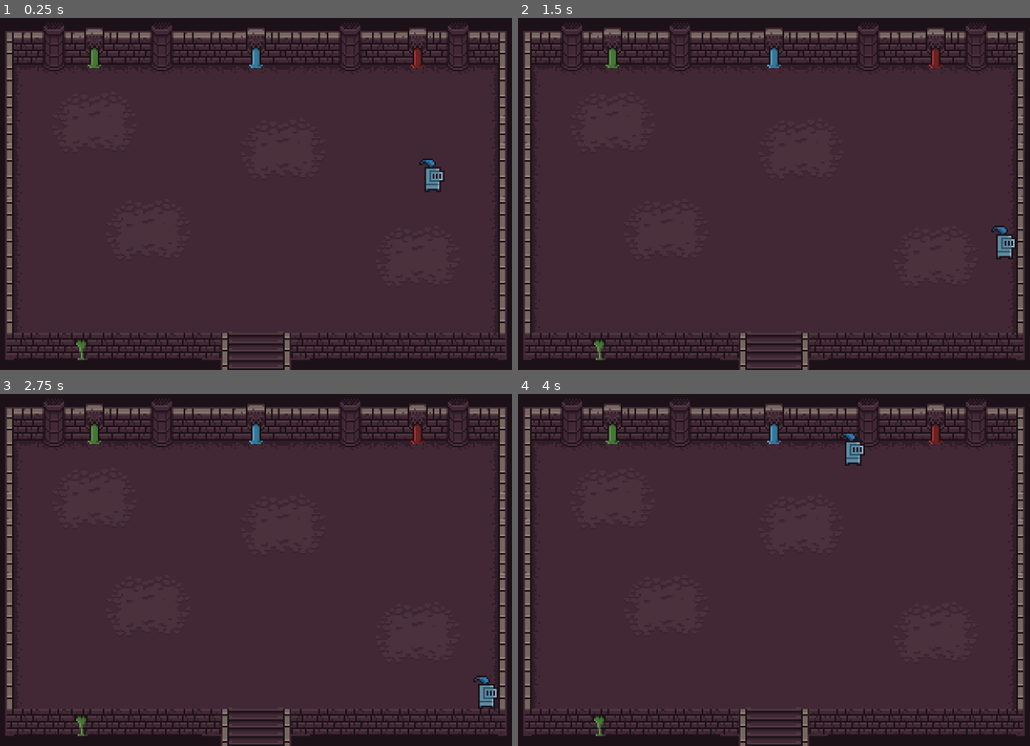
Above: before the commit, frames 1-4 (two rows, left to right).
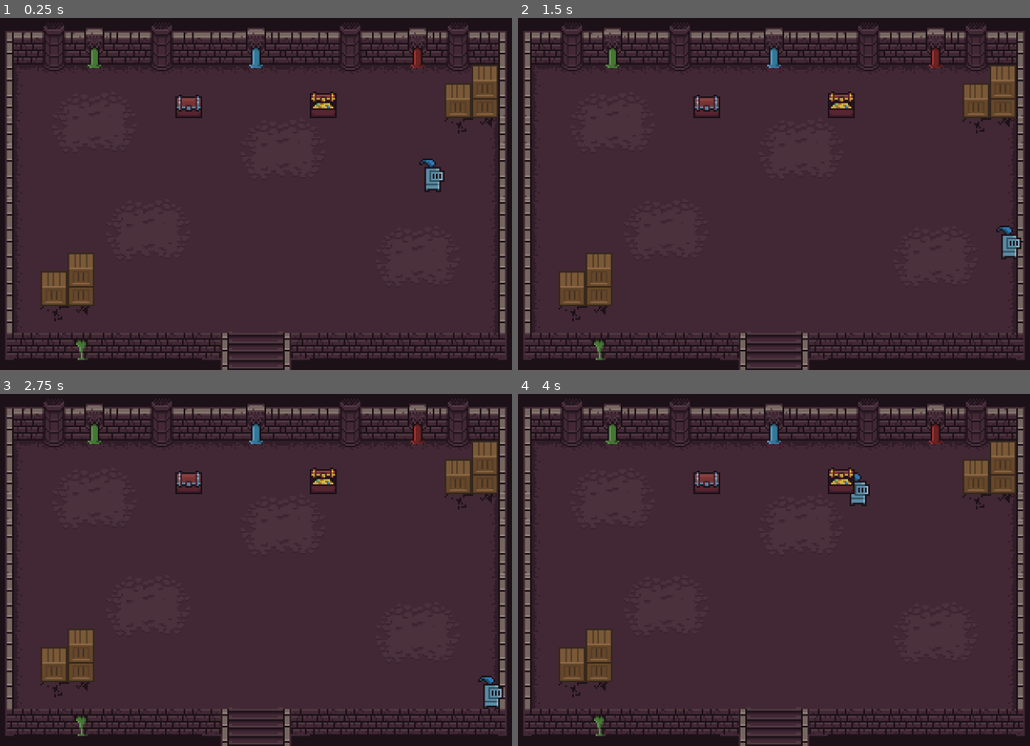
Above: after the commit, the same moments.

Repository: jovialen/dungeon-game
Game: Godot game, scene res://Scenes/Main.tscn
Two runs of this game, one before a commit and one after it. Both use one fixed random seed, a clock stepped at 60 frames per second and the inputs below.
Inputs:
- Up to frame 1 (0.25 s): no input
- Up to frame 2 (1.5 s): tap Enter at 0.5 s; hold D (move_right) 0.53-1.28 s; tap Space at 1.25 s; hold S (move_down) from 1.28 s (still down)
- Up to frame 3 (2.75 s): tap Enter at 2 s; release S (move_down) at 2.03 s; hold D (move_right) from 2.03 s (still down)
- Up to frame 4 (4 s): tap Space at 2.75 s; release D (move_right) at 2.78 s; hold W (move_up) 2.78-3.53 s; hold A (move_left) from 3.53 s (still down)

The runs differ from the first frame. In frame 1, 2.3% of the frame differs, in the area x 7-97%, y 13-87%; in frame 2, 2.6%; in frame 3, 2.5%; in frame 4, 2.8%, in the area x 7-97%, y 11-87%.

Commit message:
fix: bad hitboxes

Diff:
--- a/Assets/0x72_16x16DungeonTileset.v5/16x16DungeonTilesetv5.tres
+++ b/Assets/0x72_16x16DungeonTileset.v5/16x16DungeonTilesetv5.tres
@@ -145,11 +145,11 @@
 19:1/0 = 0
 19:1/0/physics_layer_0/linear_velocity = Vector2(0, 0)
 19:1/0/physics_layer_0/angular_velocity = 0.0
-19:1/0/physics_layer_0/polygon_0/points = PackedVector2Array(-3.125, -8, -8, -8, -8, 8, -3.25, 8)
+19:1/0/physics_layer_0/polygon_0/points = PackedVector2Array(-8, -8, 8, -8, 8, 8, -8, 8)
 20:1/0 = 0
 20:1/0/physics_layer_0/linear_velocity = Vector2(0, 0)
 20:1/0/physics_layer_0/angular_velocity = 0.0
-20:1/0/physics_layer_0/polygon_0/points = PackedVector2Array(3.125, -8, 8, -8, 8, 8, 3.25, 8)
+20:1/0/physics_layer_0/polygon_0/points = PackedVector2Array(-8, -8, 8, -8, 8, 8, -8, 8)
 22:1/0 = 0
 22:1/0/physics_layer_0/linear_velocity = Vector2(0, 0)
 22:1/0/physics_layer_0/angular_velocity = 0.0
@@ -232,11 +232,11 @@
 19:2/0 = 0
 19:2/0/physics_layer_0/linear_velocity = Vector2(0, 0)
 19:2/0/physics_layer_0/angular_velocity = 0.0
-19:2/0/physics_layer_0/polygon_0/points = PackedVector2Array(-3.125, -8, -8, -8, -8, 8, -3.25, 8)
+19:2/0/physics_layer_0/polygon_0/points = PackedVector2Array(-8, -8, -2.875, -8, -2.875, 4.125, 8, 4.125, 8, 8, -8, 8)
 20:2/0 = 0
 20:2/0/physics_layer_0/linear_velocity = Vector2(0, 0)
 20:2/0/physics_layer_0/angular_velocity = 0.0
-20:2/0/physics_layer_0/polygon_0/points = PackedVector2Array(3.125, -8, 8, -8, 8, 8, 3.25, 8)
+20:2/0/physics_layer_0/polygon_0/points = PackedVector2Array(-8, 8, -8, 4.125, 3.125, 4, 3.125, -8, 8, -8, 8, 8)
 22:2/0 = 0
 22:2/0/physics_layer_0/linear_velocity = Vector2(0, 0)
 22:2/0/physics_layer_0/angular_velocity = 0.0
@@ -505,11 +505,9 @@
 5:6/0 = 0
 5:6/0/physics_layer_0/linear_velocity = Vector2(0, 0)
 5:6/0/physics_layer_0/angular_velocity = 0.0
-5:6/0/physics_layer_0/polygon_0/points = PackedVector2Array(8, 3.125, 8, 8, -8, 8, -8, 3.25)
 6:6/0 = 0
 6:6/0/physics_layer_0/linear_velocity = Vector2(0, 0)
 6:6/0/physics_layer_0/angular_velocity = 0.0
-6:6/0/physics_layer_0/polygon_0/points = PackedVector2Array(-8, -8, 8, -8, 8, 8, -8, 8)
 7:6/0 = 0
 7:6/0/physics_layer_0/linear_velocity = Vector2(0, 0)
 7:6/0/physics_layer_0/angular_velocity = 0.0
@@ -845,11 +843,11 @@
 14:11/0 = 0
 14:11/0/physics_layer_0/linear_velocity = Vector2(0, 0)
 14:11/0/physics_layer_0/angular_velocity = 0.0
-14:11/0/physics_layer_0/polygon_0/points = PackedVector2Array(-8, -8, 8, -8, 8, 8, -8, 8)
+14:11/0/physics_layer_0/polygon_0/points = PackedVector2Array(-8, -4.875, 8, -5, 8, 8, -8, 8)
 15:11/0 = 0
 15:11/0/physics_layer_0/linear_velocity = Vector2(0, 0)
 15:11/0/physics_layer_0/angular_velocity = 0.0
-15:11/0/physics_layer_0/polygon_0/points = PackedVector2Array(-8, -8, 8, -8, 8, 8, -8, 8)
+15:11/0/physics_layer_0/polygon_0/points = PackedVector2Array(-8, -4.875, 8, -5, 8, 8, -8, 8)
 0:12/0 = 0
 0:12/0/physics_layer_0/linear_velocity = Vector2(0, 0)
 0:12/0/physics_layer_0/angular_velocity = 0.0
@@ -896,11 +894,11 @@
 14:12/0 = 0
 14:12/0/physics_layer_0/linear_velocity = Vector2(0, 0)
 14:12/0/physics_layer_0/angular_velocity = 0.0
-14:12/0/physics_layer_0/polygon_0/points = PackedVector2Array(-8, -8, 8, -8, 8, 8, -8, 8)
+14:12/0/physics_layer_0/polygon_0/points = PackedVector2Array(-8, -4.875, 8, -5, 8, 8, -8, 8)
 15:12/0 = 0
 15:12/0/physics_layer_0/linear_velocity = Vector2(0, 0)
 15:12/0/physics_layer_0/angular_velocity = 0.0
-15:12/0/physics_layer_0/polygon_0/points = PackedVector2Array(-8, -8, 8, -8, 8, 8, -8, 8)
+15:12/0/physics_layer_0/polygon_0/points = PackedVector2Array(-8, -4.875, 8, -5, 8, 8, -8, 8)
 0:13/0 = 0
 0:13/0/physics_layer_0/linear_velocity = Vector2(0, 0)
 0:13/0/physics_layer_0/angular_velocity = 0.0
@@ -943,11 +941,11 @@
 14:13/0 = 0
 14:13/0/physics_layer_0/linear_velocity = Vector2(0, 0)
 14:13/0/physics_layer_0/angular_velocity = 0.0
-14:13/0/physics_layer_0/polygon_0/points = PackedVector2Array(-8, -8, 8, -8, 8, 8, -8, 8)
+14:13/0/physics_layer_0/polygon_0/points = PackedVector2Array(-8, -4.875, 8, -5, 8, 8, -8, 8)
 15:13/0 = 0
 15:13/0/physics_layer_0/linear_velocity = Vector2(0, 0)
 15:13/0/physics_layer_0/angular_velocity = 0.0
-15:13/0/physics_layer_0/polygon_0/points = PackedVector2Array(-8, -8, 8, -8, 8, 8, -8, 8)
+15:13/0/physics_layer_0/polygon_0/points = PackedVector2Array(-8, -4.875, 8, -5, 8, 8, -8, 8)
 0:14/0 = 0
 0:14/0/physics_layer_0/linear_velocity = Vector2(0, 0)
 0:14/0/physics_layer_0/angular_velocity = 0.0
--- a/Scenes/Characters/Player.tscn
+++ b/Scenes/Characters/Player.tscn
@@ -4,14 +4,14 @@
 [ext_resource type="Texture2D" uid="uid://dj1pxogigjwmx" path="res://Assets/0x72_16x16DungeonTileset.v5/items/npc_knight_blue.png" id="2_o7uwv"]
 
 [sub_resource type="RectangleShape2D" id="RectangleShape2D_c1p15"]
-size = Vector2(12, 15)
+size = Vector2(8, 7)
 
 [node name="Player" type="CharacterBody2D"]
 script = ExtResource("1_f7ce8")
 
-[node name="CollisionShape2D" type="CollisionShape2D" parent="."]
-position = Vector2(1, 2.5)
-shape = SubResource("RectangleShape2D_c1p15")
-
 [node name="Sprite2D" type="Sprite2D" parent="."]
 texture = ExtResource("2_o7uwv")
+
+[node name="CollisionShape2D" type="CollisionShape2D" parent="."]
+position = Vector2(0, 6.5)
+shape = SubResource("RectangleShape2D_c1p15")
--- a/Scenes/Main.tscn
+++ b/Scenes/Main.tscn
@@ -10,6 +10,9 @@
 format = 2
 layer_0/name = "Room"
 layer_0/tile_data = PackedInt32Array(-262153, 1114112, 1, -262152, 393216, 4, -262151, 655360, 5, -262150, 720896, 5, - …(5163 unchanged characters)…
+layer_1/name = "Decoration"
+layer_1/z_index = 1
+layer_1/tile_data = PackedInt32Array(262136, 327680, 6, 327672, 327680, 7, 262137, 393216, 6, 327673, 393216, 7, -262137, 327680, 6, -196601, 327680, 7, -262136, 393216, 6, -196600, 393216, 7, 393208, 524288, 8, 393209, 589824, 8, -131065, 524288, 8, -131064, 589824, 8, 589823, 524288, 7, 655359, 524288, 8, 524288, 589824, 7, 589824, 589824, 8, -131075, 917504, 11, -196606, 983040, 13)
 
 [node name="Camera2D" type="Camera2D" parent="."]
 scale = Vector2(1.22913, 1.45798)
@@ -17,6 +20,5 @@
 zoom = Vector2(3, 3)
 
 [node name="Player" parent="." instance=ExtResource("2_b4ftn")]
-z_index = 100
 position = Vector2(105, 2)
 SPEED = 200.0
